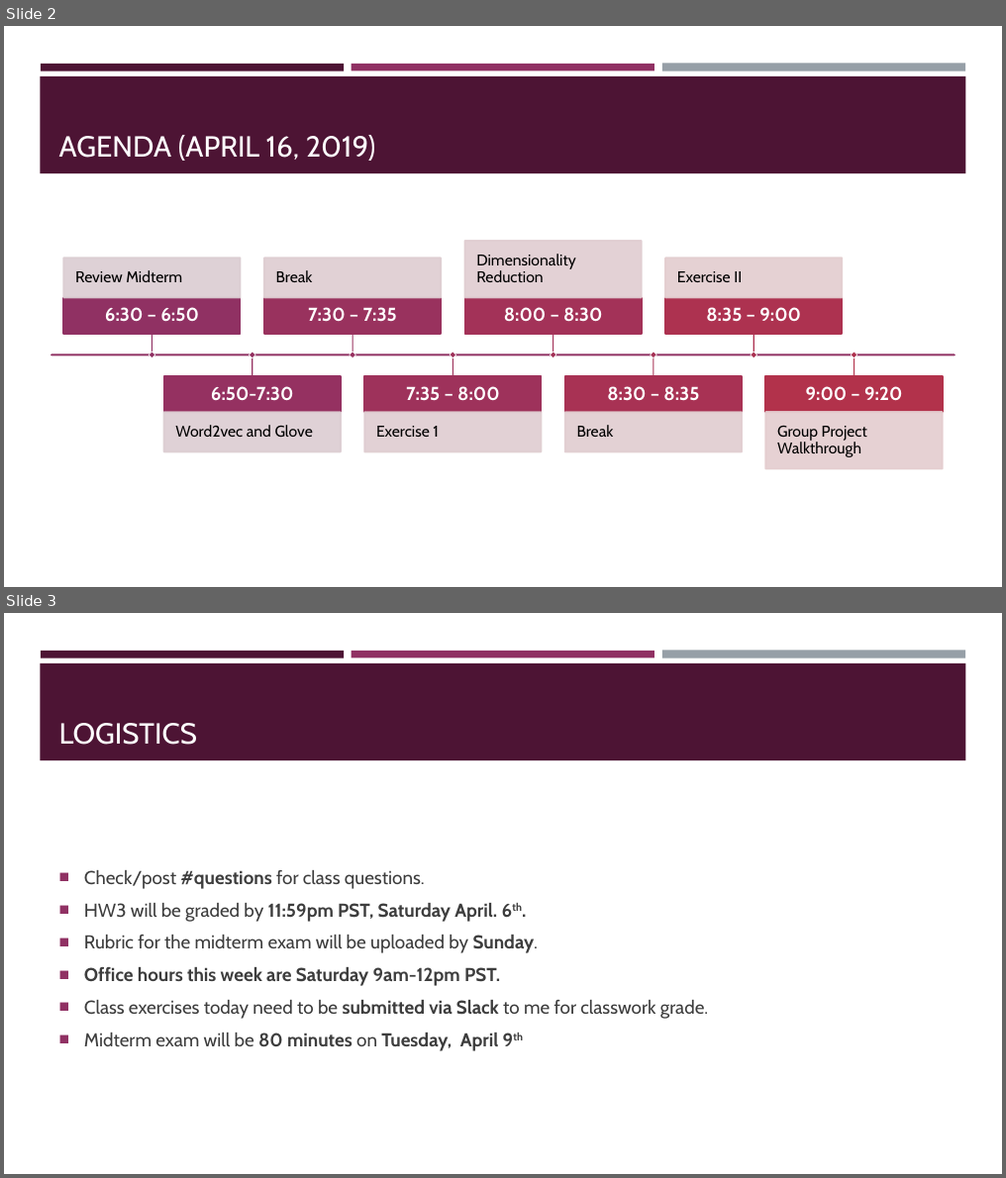
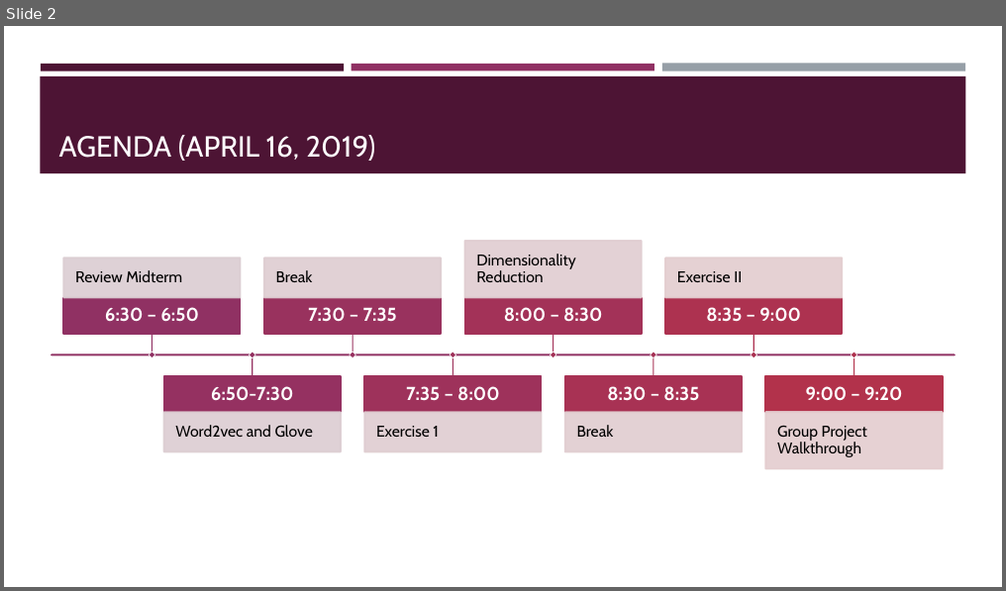
Before and after one commit to VarunDS/dso-599-text-analytics-nlp, a slide deck: week6/slides.pptx. Shown one above the other, each under a label of ours: slides 2 and 3 before the commit, slide 2 after it. The pictures are 1006x1178 and 1006x591 pixels, drawn with LibreOffice and Linux fonts; fonts in the diff are those of the drawing. Boxes give left, top, right and bottom in pixels: in the first picture for what was removed or moved away, otherwise in the second. Text is boxed around its words. In the diff, an @@ line names an element or a change of style, - is before the commit and + after.

```diff
--- a/week6/slides.pptx
+++ b/week6/slides.pptx
@@ slide 3 removed at [4, 613, 1002, 1174], background #FFFFFF; not listed: 4 template elements that a slide beside it also shows @@
@@ title removed at [59, 723, 197, 745] @@
-LOGISTICS
@@ text removed at [84, 870, 708, 1052] @@
-■ Check/post #questions for class questions.
-■ HW3 will be graded by 11:59pm PST, Saturday April. 6th.
-■ Rubric for the midterm exam will be uploaded by Sunday.
-■ Office hours this week are Saturday 9am-12pm PST.
-■ Class exercises today need to be submitted via Slack to me for classwork grade.
-■ Midterm exam will be 80 minutes on Tuesday, April 9th
```
Also in this commit, not shown: 1 slide added, 2 other slides removed.
